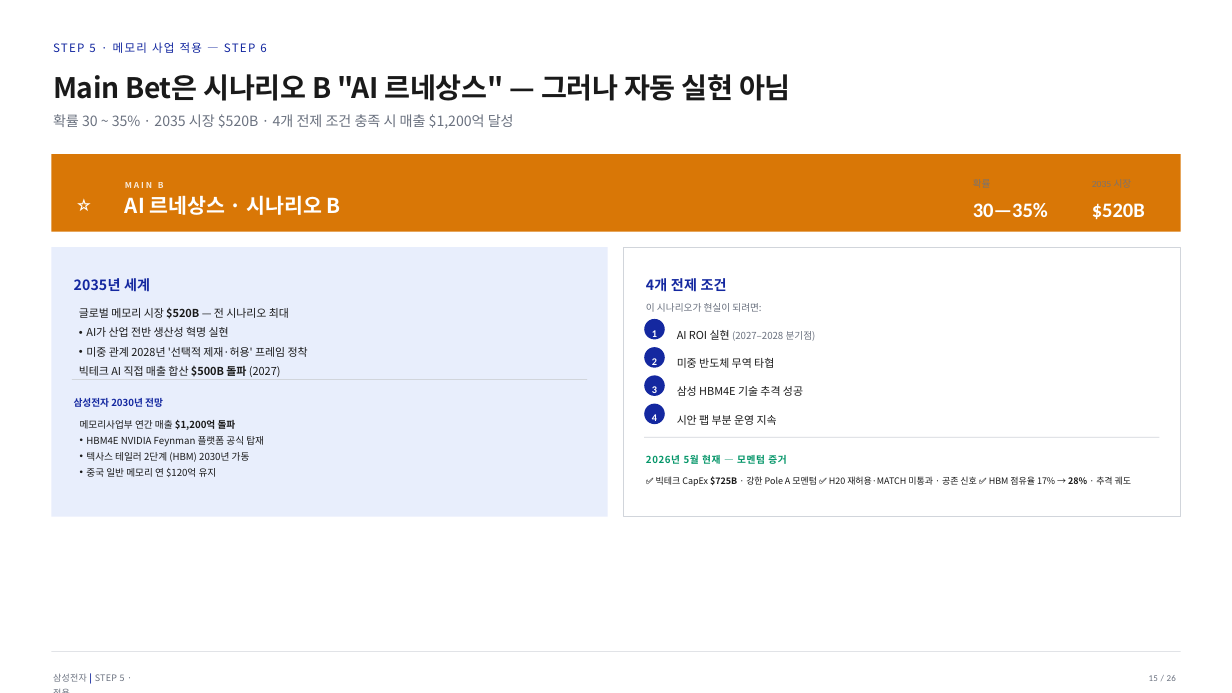
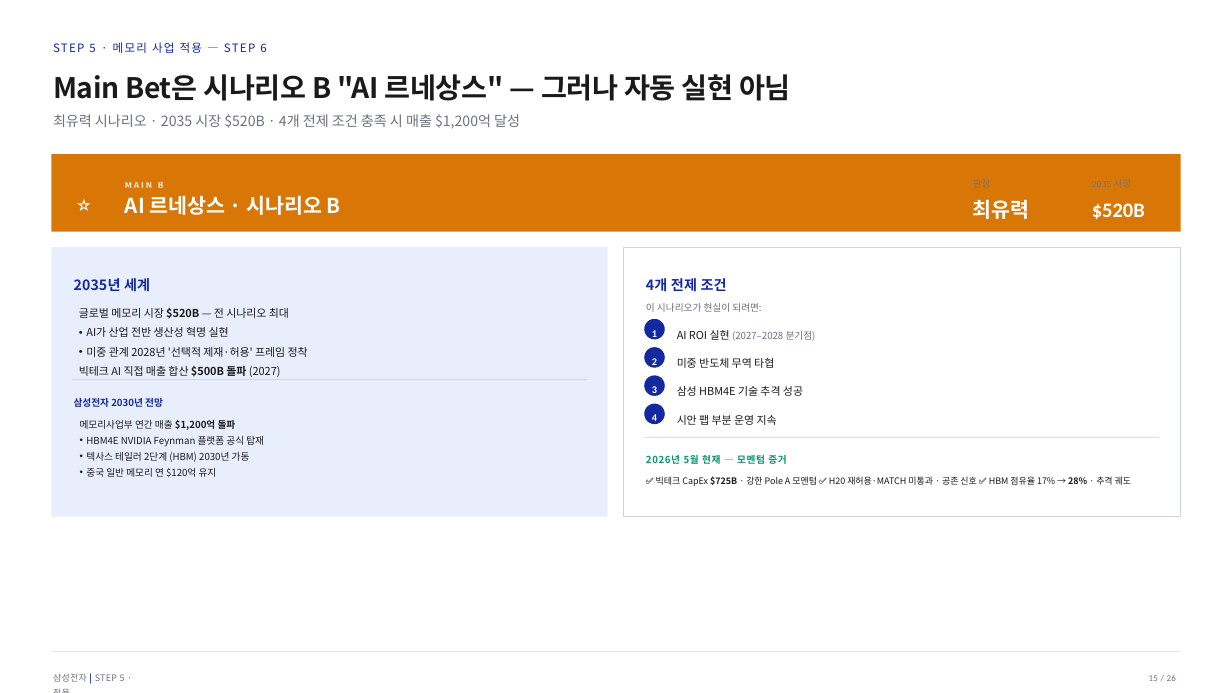
Before and after one commit to k31001/action-learning, a slide deck: slide 15 of outputs/presentation/samsung-memory-scenario-planning-carbon-design.pptx. Drawn at 1232x693 pixels with LibreOffice and Linux fonts; fonts in the diff are those of the drawing. Boxes give left, top, right and bottom in pixels: in the first picture for what was removed or moved away, otherwise in the second. Text is boxed around its words. In the diff, an @@ line names an element or a change of style, - is before the commit and + after.

```diff
--- a/outputs/presentation/samsung-memory-scenario-planning-carbon-design.pptx
+++ b/outputs/presentation/samsung-memory-scenario-planning-carbon-design.pptx
@@ text at (53,114,520,129): text changed @@
-확률 30 ~ 35% · 2035 시장 $520B · 4개 전제 조건 충족 시 매출 $1,200억 달성
+최유력 시나리오 · 2035 시장 $520B · 4개 전제 조건 충족 시 매출 $1,200억 달성
@@ text at (973,199,1030,219): text changed @@
-30—35%
+최유력
```
Also in this commit, not shown: 2 other slides changed, 34 other files.
